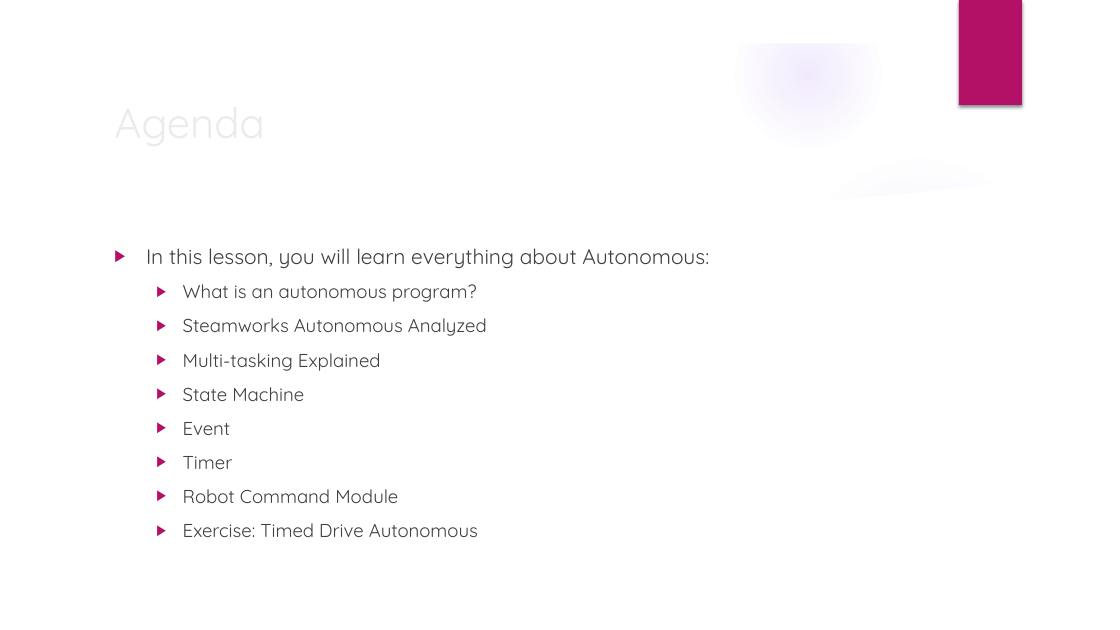
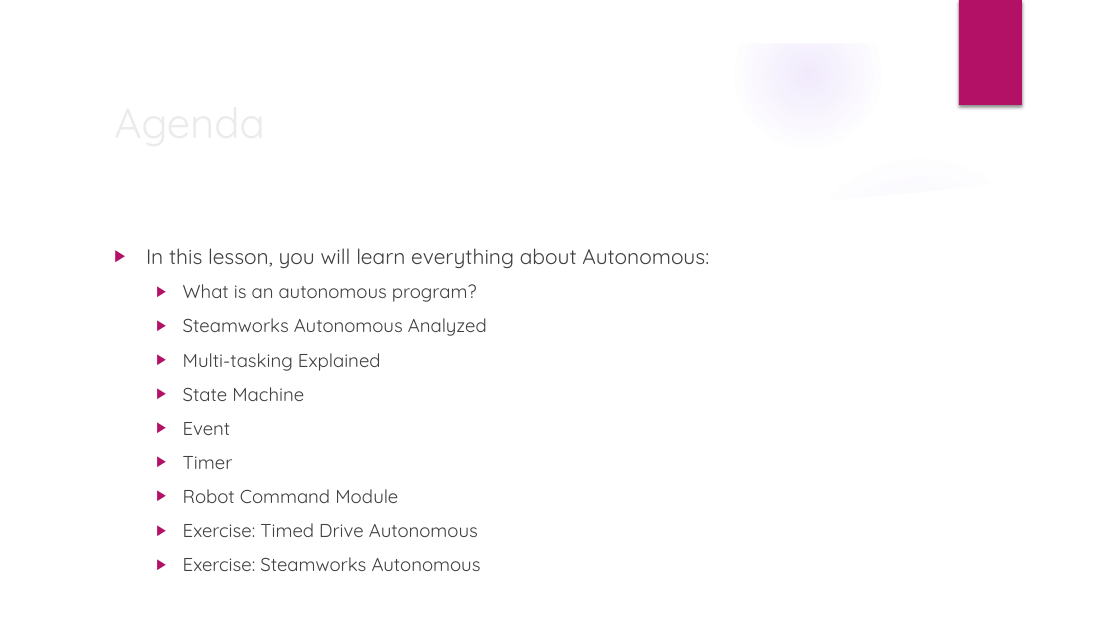
Before and after one commit to trc492/FrcProgrammingClass, a slide deck: slide 2 of Lesson7/AdvancedRoboticsLesson7.pptx. Drawn at 1120x630 pixels with LibreOffice and Linux fonts; fonts in the diff are those of the drawing; background and template pictures are left out. Boxes give left, top, right and bottom in pixels: in the first picture for what was removed or moved away, otherwise in the second. Text is boxed around its words. In the diff, an @@ line names an element or a change of style, - is before the commit and + after.

Commit message:
Minor updates.

```diff
--- a/Lesson7/AdvancedRoboticsLesson7.pptx
+++ b/Lesson7/AdvancedRoboticsLesson7.pptx
@@ text at [183,557,481,571]: paragraph added @@
+  ▶ Exercise: Steamworks Autonomous
```
Also in this commit, not shown: 2 other slides changed.
